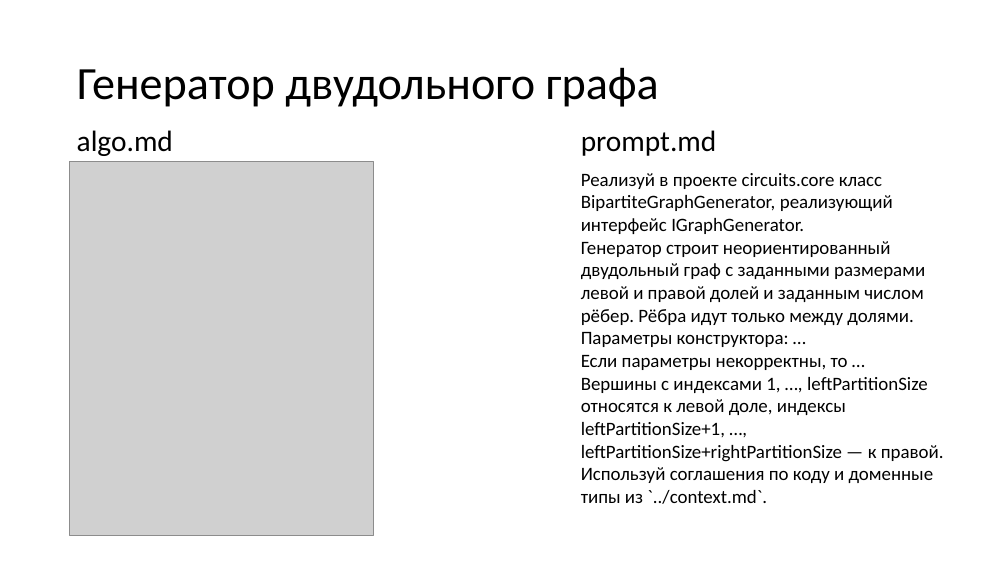
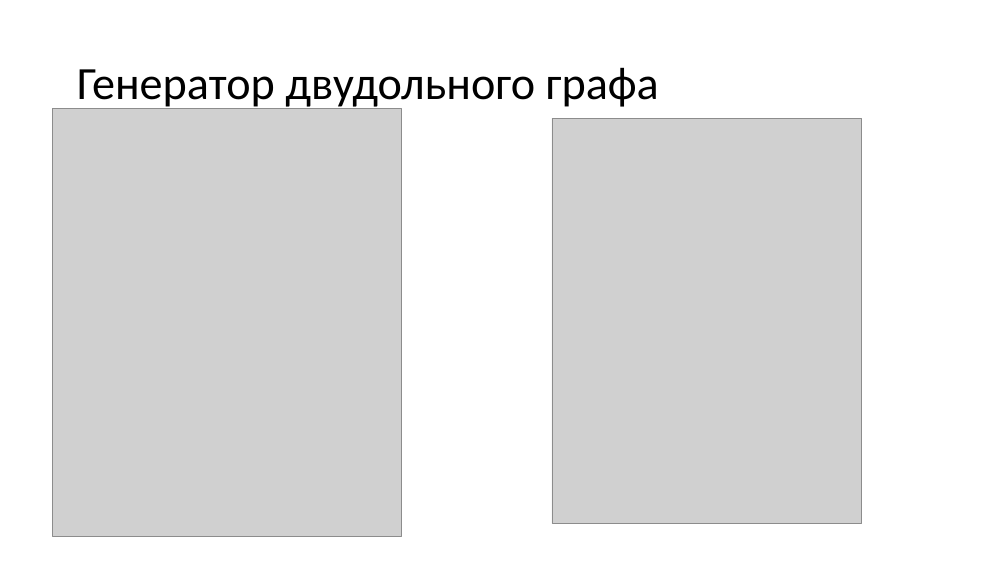
Before and after one commit to Sergho/circuits, a slide deck: slide 15 of presentation/presentation.pptx (slide 21 before the commit). Drawn at 1008x567 pixels with LibreOffice and Linux fonts; fonts in the diff are those of the drawing; grey boxes stand for pictures. Boxes give left, top, right and bottom in pixels: in the first picture for what was removed or moved away, otherwise in the second. Text is boxed around its words. In the diff, an @@ line names an element or a change of style, - is before the commit and + after.

Commit message:
fix presentation

```diff
--- a/presentation/presentation.pptx
+++ b/presentation/presentation.pptx
@@ picture: place and size @@
-picture at (70,162,374,536)
+picture at (53,108,402,537)
@@ picture added at (552,118,862,523) @@
@@ text removed at (77,130,173,156) @@
-algo.md
@@ text removed at (581,130,717,156) @@
-prompt.md
@@ text removed at (581,173,944,504) @@
-Реализуй в проекте circuits.core класс BipartiteGraphGenerator, реализующий интерфейс IGraphGenerator.
-Генератор строит неориентированный двудольный граф с заданными размерами левой и правой долей и заданным числом рёбер. Рёбра идут только между долями.
-Параметры конструктора: …
-Если параметры некорректны, то …
-Вершины с индексами 1, …, leftPartitionSize относятся к левой доле, индексы
-leftPartitionSize+1, …, leftPartitionSize+rightPartitionSize — к правой.
-Используй соглашения по коду и доменные типы из `../context.md`.
```
Also in this commit, not shown: 6 other slides changed, 10 slides added, 2 slides removed.
